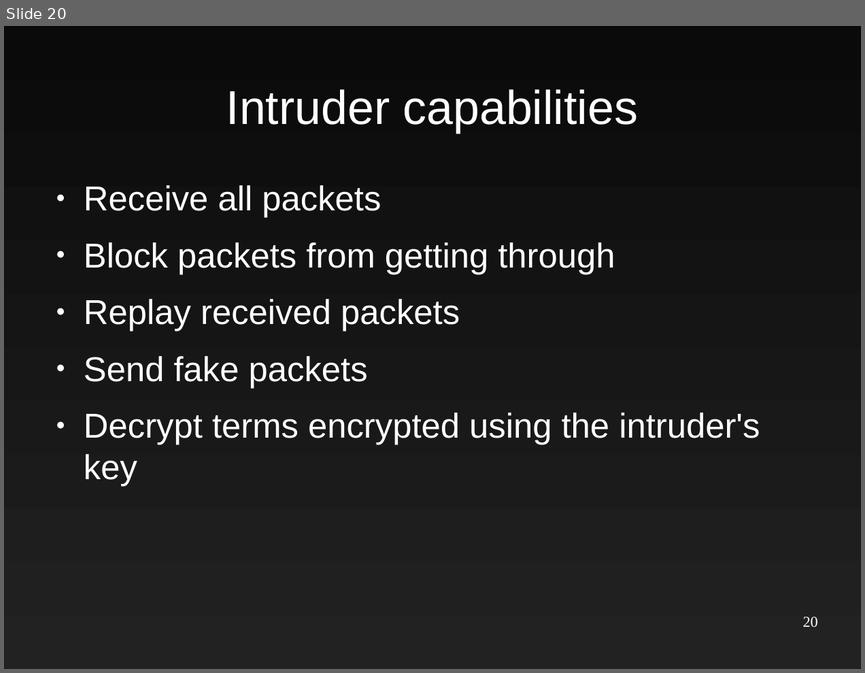
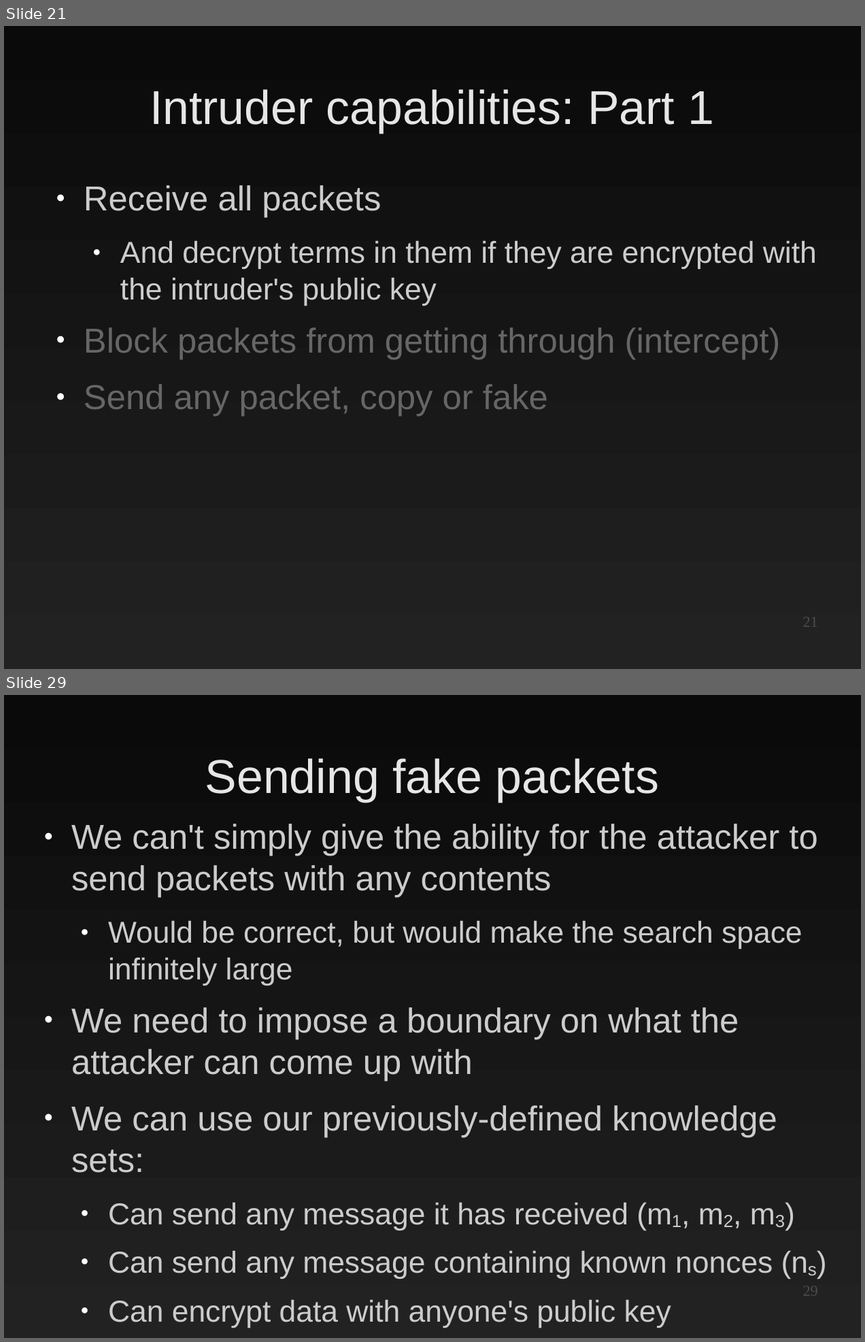
Before and after one commit to EtiennePerot/cs525p, a slide deck: Presentation.odp. Shown one above the other, each under a label of ours: slide 20 before the commit, slides 21 and 29 after it; the slides between them are not shown. The pictures are 865x673 and 865x1342 pixels, drawn with LibreOffice and Linux fonts; fonts in the diff are those of the drawing. Boxes give left, top, right and bottom in pixels: in the first picture for what was removed or moved away, otherwise in the second. Text is boxed around its words. In the diff, an @@ line names an element or a change of style, - is before the commit and + after.

```diff
--- a/Presentation.odp
+++ b/Presentation.odp
@@ slide 29 added at <box>4,695,861,1338</box>, background gradient #0A0A0A to #222222 @@
@@ title added at <box>205,758,659,802</box>, 44 pt, text #E6E6E6 @@
+Sending fake packets
@@ text added at <box>71,824,817,1327</box>, 28 pt, text #CCCCCC @@
+● We can't simply give the ability for the attacker to send packets with any contents
+  ● Would be correct, but would make the search space infinitely large
+● We need to impose a boundary on what the attacker can come up with
+● We can use our previously-defined knowledge sets:
+  ● Can send any message it has received (m1, m2, m3)
+  ● Can send any message containing known nonces (ns)
+  ● Can encrypt data with anyone's public key
@@ page number added at <box>803,1286,818,1295</box>, 14 pt, text #4C4C4C @@
+29
@@ what was slide 20 is now slide 21 @@
@@ slide 21 changed as well @@
@@ title at <box>150,89,714,133</box>: text changed; text colour #FFFFFF to #E6E6E6 @@
-Intruder capabilities
+Intruder capabilities: Part 1
@@ text at <box>84,185,381,218</box>: text colour #FFFFFF to #CCCCCC in "Receive all packets" @@
@@ text at <box>84,241,817,416</box>: text changed; size 32 to 28 pt; text colour #FFFFFF to #CCCCCC @@
-● Block packets from getting through
-● Replay received packets
-● Send fake packets
-● Decrypt terms encrypted using the intruder's key
+  ● And decrypt terms in them if they are encrypted with the intruder's public key
+● Block packets from getting through (intercept)
+● Send any packet, copy or fake
@@ page number at <box>803,617,818,626</box>: text changed; text colour #FFFFFF to #4C4C4C @@
-20
+21
```
Also in this commit, not shown: 19 other slides changed, 9 other slides added.
